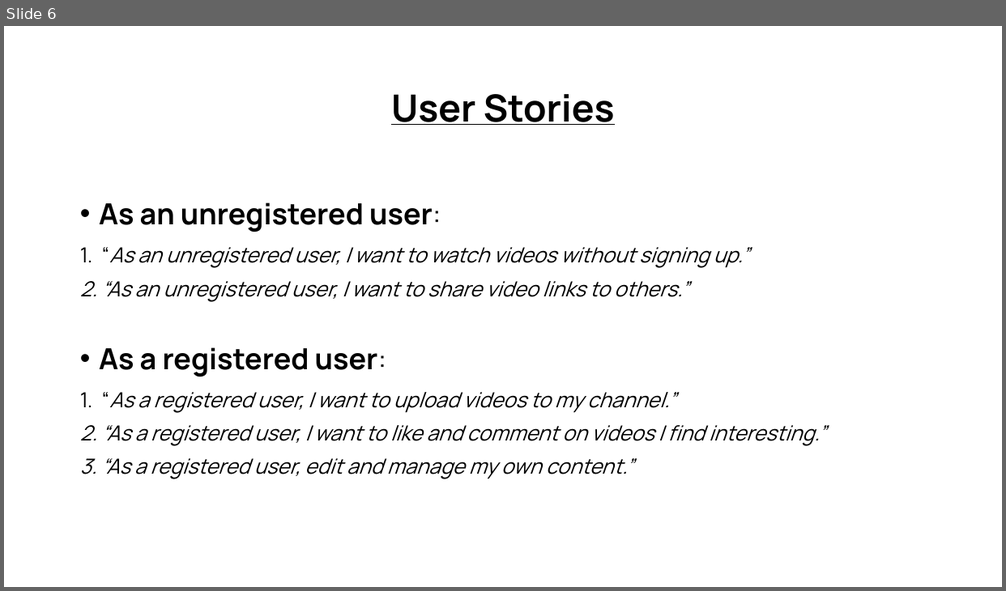
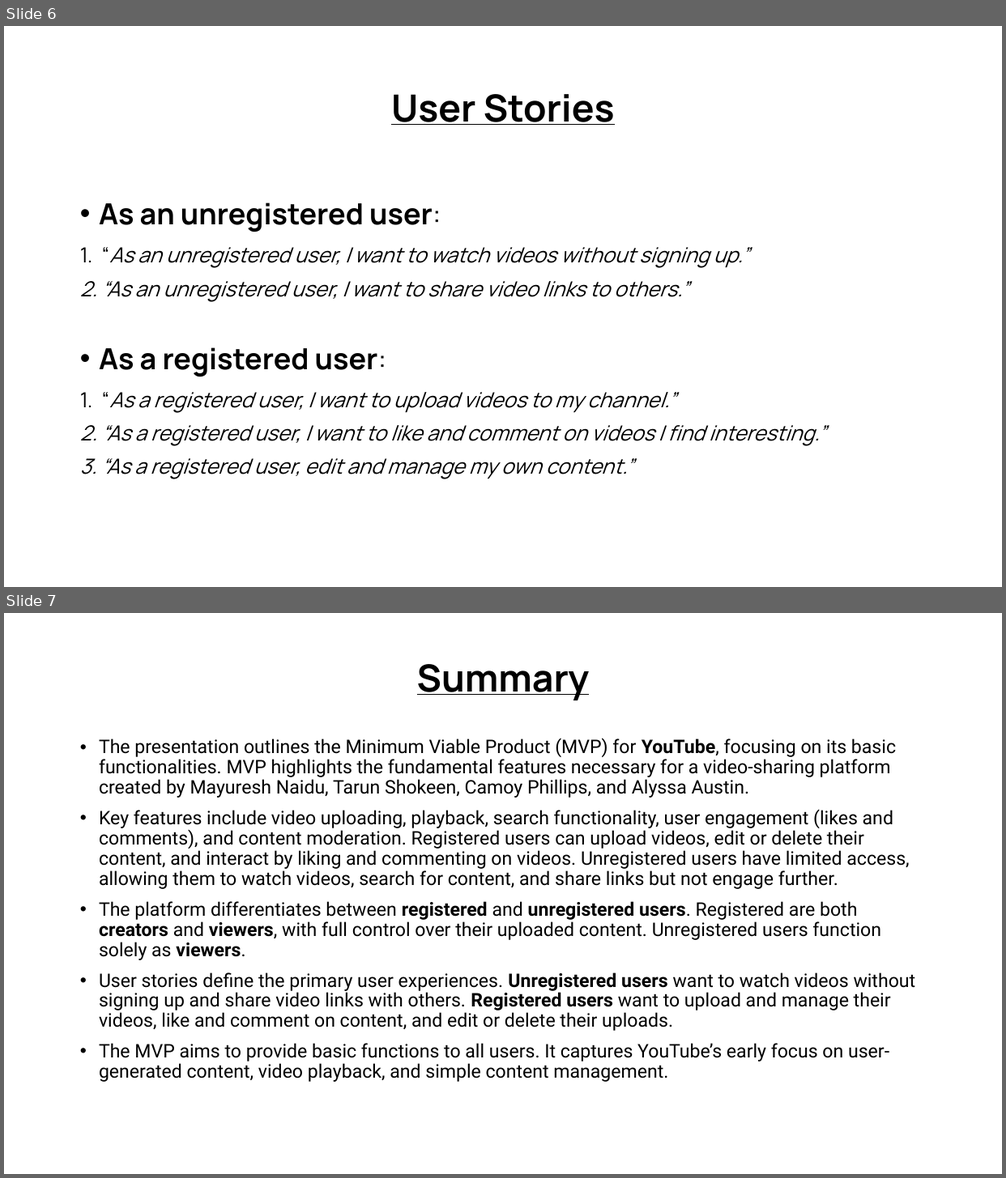
Before and after one commit to meiyo99/http5110-introduction-to-web-dev, a slide deck: MVP_assignment.pptx. Shown one above the other, each under a label of ours: slide 6 before the commit, slides 6 and 7 after it. The pictures are 1006x591 and 1006x1178 pixels, drawn with LibreOffice and Linux fonts; fonts in the diff are those of the drawing. Boxes give left, top, right and bottom in pixels: in the first picture for what was removed or moved away, otherwise in the second. Text is boxed around its words. In the diff, an @@ line names an element or a change of style, - is before the commit and + after.

```diff
--- a/MVP_assignment.pptx
+++ b/MVP_assignment.pptx
@@ slide 7 added at (x1=4, y1=613, x2=1002, y2=1174), background #FFFFFF @@
@@ title added at (x1=417, y1=664, x2=589, y2=700), 36 pt, text #000000, bold, underline @@
+Summary
@@ text added at (x1=99, y1=738, x2=916, y2=1082), 18 pt, text #000000 @@
+• The presentation outlines the Minimum Viable Product (MVP) for YouTube, focusing on its basic functionalities. MVP highlights the fundamental features necessary for a video-sharing platform created by Mayuresh Naidu, Tarun Shokeen, Camoy Phillips, and Alyssa Austin.
+• Key features include video uploading, playback, search functionality, user engagement (likes and comments), and content moderation. Registered users can upload videos, edit or delete their content, and interact by liking and commenting on videos. Unregistered users have limited access, allowing them to watch videos, search for content, and share links but not engage further.
+• The platform differentiates between registered and unregistered users. Registered are both creators and viewers, with full control over their uploaded content. Unregistered users function solely as viewers.
+• User stories define the primary user experiences. Unregistered users want to watch videos without signing up and share video links with others. Registered users want to upload and manage their videos, like and comment on content, and edit or delete their uploads.
+• The MVP aims to provide basic functions to all users. It captures YouTube’s early focus on user-generated content, video playback, and simple content management.
```
Also in this commit, not shown: 1 slide changed, 1 other file.
